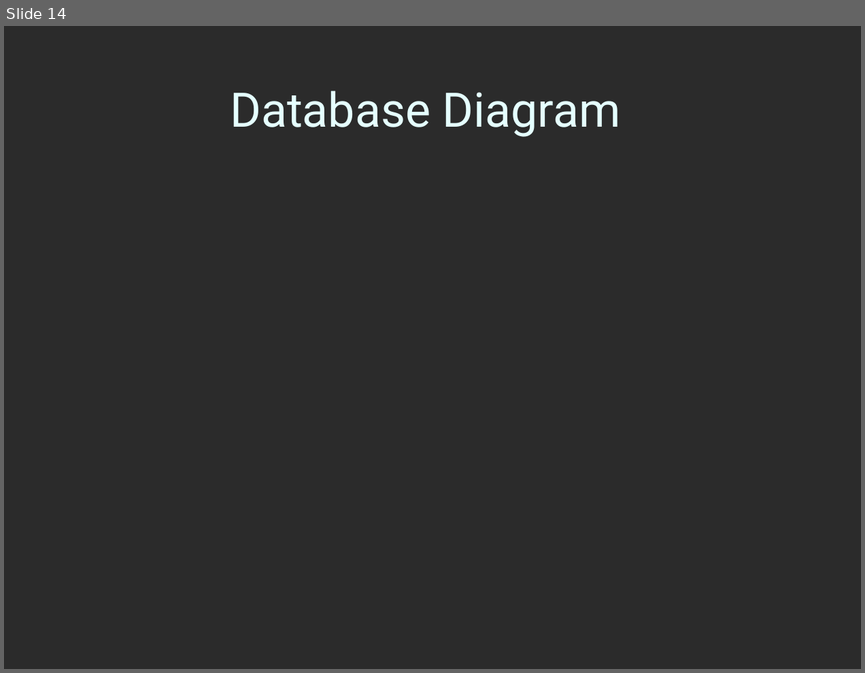
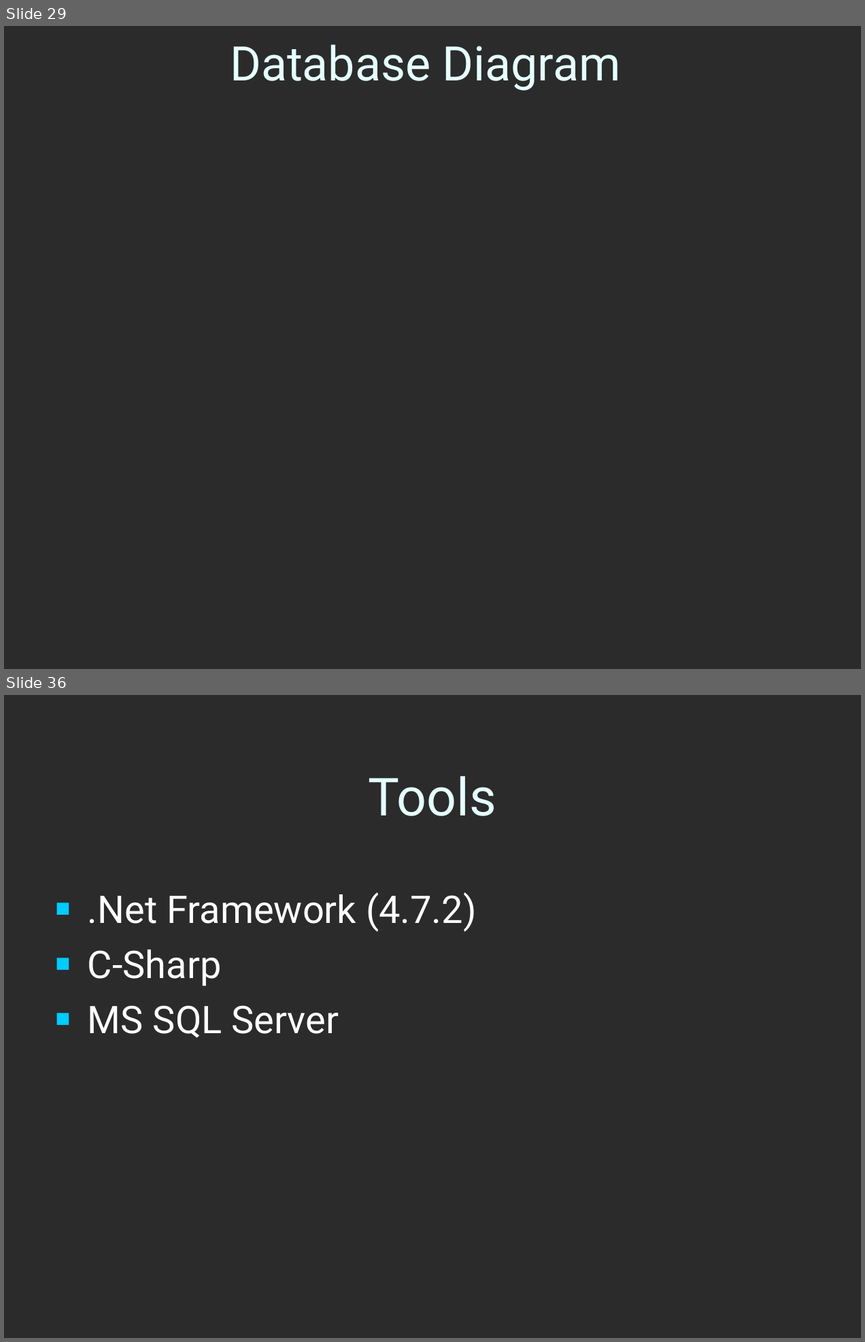
Before and after one commit to AzamWahid/LibraryInfoSystem, a slide deck: FinalDeliverables/3-SamplePresentation.ppt. Shown one above the other, each under a label of ours: slide 14 before the commit, slides 29 and 36 after it; the slides between them are not shown. The pictures are 865x673 and 865x1342 pixels, drawn with LibreOffice and Linux fonts; fonts in the diff are those of the drawing; background and template pictures are left out; a plain dark background stands for a picture behind light text. Boxes give left, top, right and bottom in pixels: in the first picture for what was removed or moved away, otherwise in the second. Text is boxed around its words. In the diff, an @@ line names an element or a change of style, - is before the commit and + after.

```diff
--- a/FinalDeliverables/3-SamplePresentation.ppt
+++ b/FinalDeliverables/3-SamplePresentation.ppt
@@ slide 36 added at (4,695,861,1338), background picture (left out) @@
@@ title added at (368,776,496,816), 44 pt, text #E5FFFF @@
+Tools
@@ text added at (88,892,477,1038), 32 pt, text #FFFFFF @@
+■ .Net Framework (4.7.2)
+■ C-Sharp
+■ MS SQL Server
@@ what was slide 14 is now slide 29 @@
@@ slide 29 changed as well @@
@@ title "Database Diagram": place and size @@
-title "Database Diagram" at (230,91,621,137)
+title "Database Diagram" at (230,44,621,91)
```
Also in this commit, not shown: 2 other slides changed, 31 other slides added, 12 slides removed, 9 other files.
